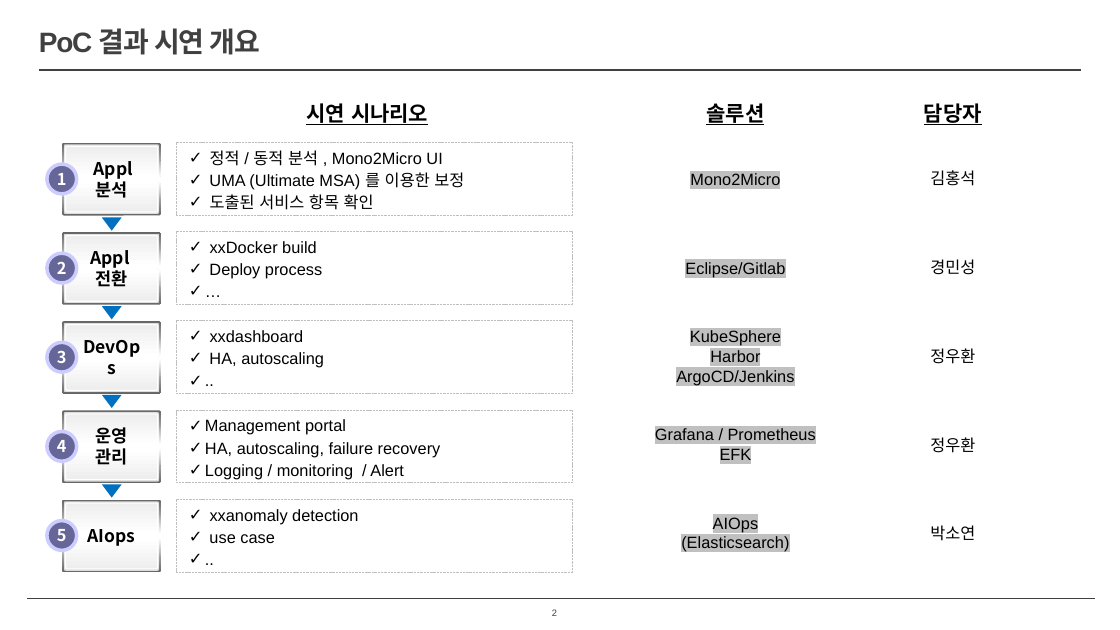
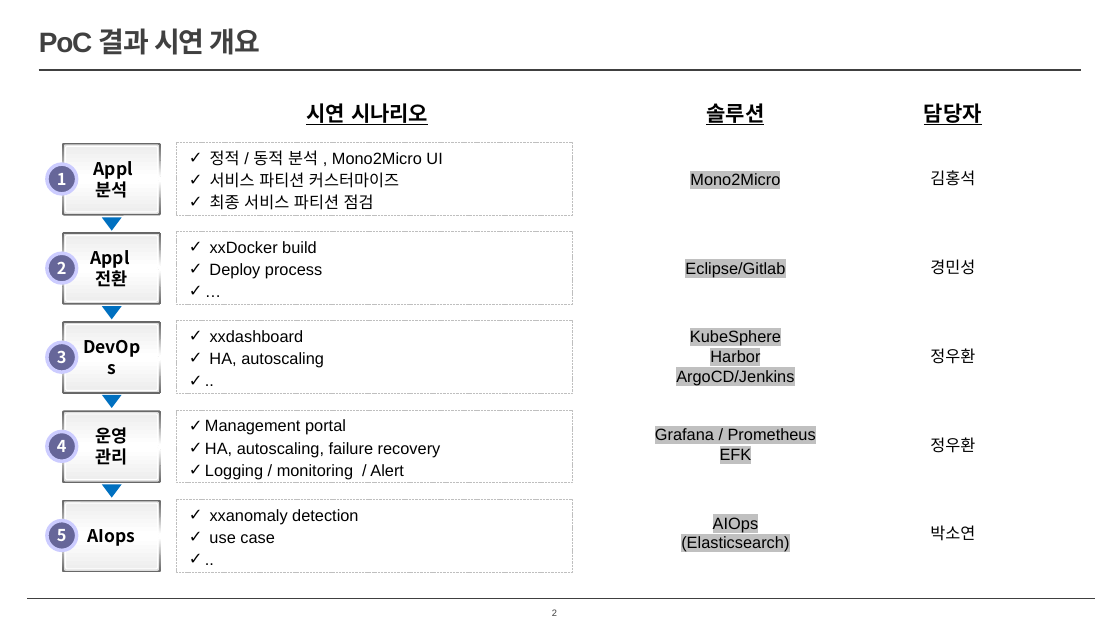
Before and after one commit to HongSeogi/testapp, a slide deck: slide 2 of NHLI PoC 결과보고_demo_App분석_part.pptx. Drawn at 1120x630 pixels with LibreOffice and Linux fonts; fonts in the diff are those of the drawing; background and template pictures are left out. Boxes give left, top, right and bottom in pixels: in the first picture for what was removed or moved away, otherwise in the second. Text is boxed around its words. In the diff, an @@ line names an element or a change of style, - is before the commit and + after.

```diff
--- a/NHLI PoC 결과보고_demo_App분석_part.pptx
+++ b/NHLI PoC 결과보고_demo_App분석_part.pptx
@@ text in rectangle at (210,172,399,210): text changed @@
-✓ UMA (Ultimate MSA) 를 이용한 보정
-✓ 도출된 서비스 항목 확인
+✓ 서비스 파티션 커스터마이즈
+✓ 최종 서비스 파티션 점검
```
Also in this commit, not shown: 1 other slide changed.
